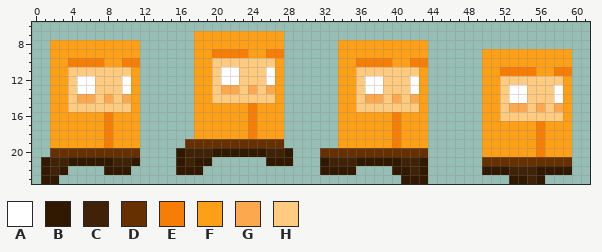
One commit to this pixel-art sprite: android/assets/player_run.png. The picture above was drawn from the file before the commit.
The file is 64x24 pixels. Colours within 5 levels of each other are drawn and written as one. Shown: x 0..61, y 6..23.
Palette (. is transparent): A #ffffff  B #301801  C #402206  D #663000  E #f77e06  F #fd9f17  G #fca84f  H #fecb80
Pixels before, first column x 1:
 7 .................FFFFFFFFFF................................
 8 .FFFFFFFFFF......FFFFFFFFFF......FFFFFFFFFF................
 9 .FFFFFFFFFF......FFEEEEFFEE......FFFFFFFFFF......FFFFFFFFFF
10 .FFEEEEFFEE......FFHHHHHHHF......FFEEEEFFEE......FFFFFFFFFF
11 .FFHHHHHHHF......FFHAAHHHAF......FFHHHHHHHF......FFEEEEFFEE
12 .FFHAAHHHAF......FFHAAHHHAF......FFHAAHHHAF......FFHHHHHHHF
13 .FFHAAHHHAF......FFHGGHGHGF......FFHAAHHHAF......FFHAAHHHAF
14 .FFHGGHGHGF......FFHHHHHHHF......FFHGGHGHGF......FFHAAHHHAF
15 .FFHHHHHHHF......FFFFFFEFFF......FFHHHHHHHF......FFHGGHGHGF
16 .FFFFFFEFFF......FFFFFFEFFF......FFFFFFEFFF......FFHHHHHHHF
17 .FFFFFFEFFF......FFFFFFEFFF......FFFFFFEFFF......FFFFFFEFFF
18 .FFFFFFEFFF......FFFFFFEFFF......FFFFFFEFFF......FFFFFFEFFF
19 .FFFFFFEFFF.....DDDDDDDDDDD......FFFFFFEFFF......FFFFFFEFFF
20 .DDDDDDDDDD....BCCCBBBBBBCCB...DDDDDDDDDDDD......FFFFFFEFFF
21 BCCBBBBBCCB....BCBB......BBB...BCCCBBBBBCCB......DDDDDDDDDD
22 BCB....BBB.....BBB.............BBBB....BBCB......BBBCCCBBBB
23 BB......................................BBB.........BBCB...
And afterwards:
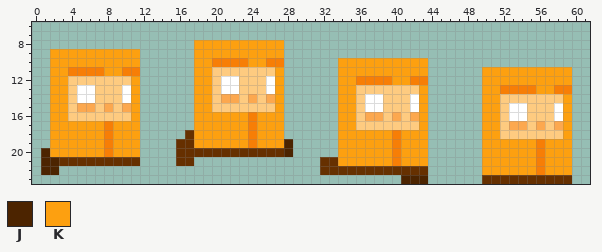
Colours new in this view: J #4c2400  K #fda010
Diff:
Changed rows in their new state; - is an unchanged pixel.
first column x 1:
 7 -----------------..........--------------------------------
 8 -..........------KKKKKKKKKK------..........----------------
 9 -KKKKKKKKKK------KKKKKKKKKK------..........------..........
10 -KKKKKKKKKK------KKEEEEKKEE------KKKKKKKKKK------..........
11 -KKEEEEKKEE------KK-HH---HK------KKKKKKKKKK------KKKKKKKKKK
12 -KK-HH---HK------KK-------K------KKEEEEKKEE------KKKKKKKKKK
13 -KK-------K------KK-AA-H-AK------KK-HH---HK------KKEEEEKKEE
14 -KK-AA-H-AK------KK-GG-G-GK------KK-AA-H-AK------KK-HH---HK
15 -KK-GG-G-GK------KKHHHHHHHK------KK-AA---AK------KK-AA-H-AK
16 -KKHHHHHHHK------KKKKKK-KKK------KKHGGHGHGK------KK-AA---AK
17 -KKKKKK-KKK------KKKKKK-KKK------KKHHHHHHHK------KKHGGHGHGK
18 -KKKKKK-KKK-----DKKKKKK-KKK------KKKKKK-KKK------KKHHHHHHHK
19 -KKKKKK-KKK----D-KKKKKKEKKKJ-----KKKKKK-KKK------KKKKKK-KKK
20 JKKKKKKEKKK----DDDDDDDDDDDDJ---..KKKKKKEKKK------KKKKKK-KKK
21 JJDDDDDDDDD----DD..------...---DDKKKKKKEKKK------KKKKKKEKKK
22 JJ.----...-----...-------------DDDDDDDDDDDD------KKKKKKEKKK
23 ..--------------------------------------JJJ------DDDDDDDDDD
Changed places in both pictures, as pixel boxes (x1, y1, x2, y2):
changed: (176, 31, 428, 184)
changed: (41, 40, 140, 184)
changed: (482, 49, 572, 184)
